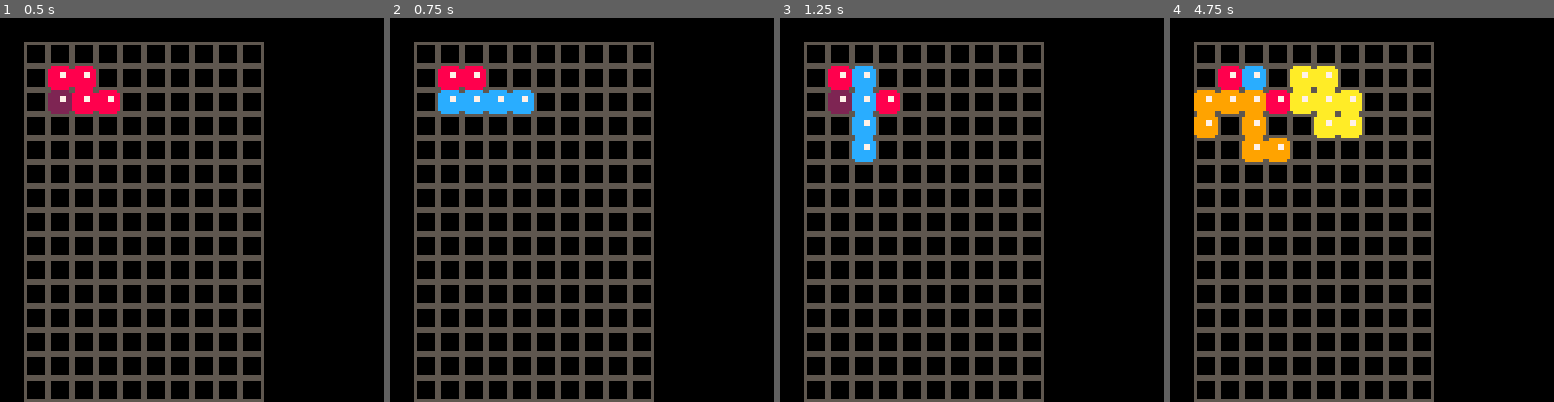
Above: before the commit, frames 1-4 (left to right).
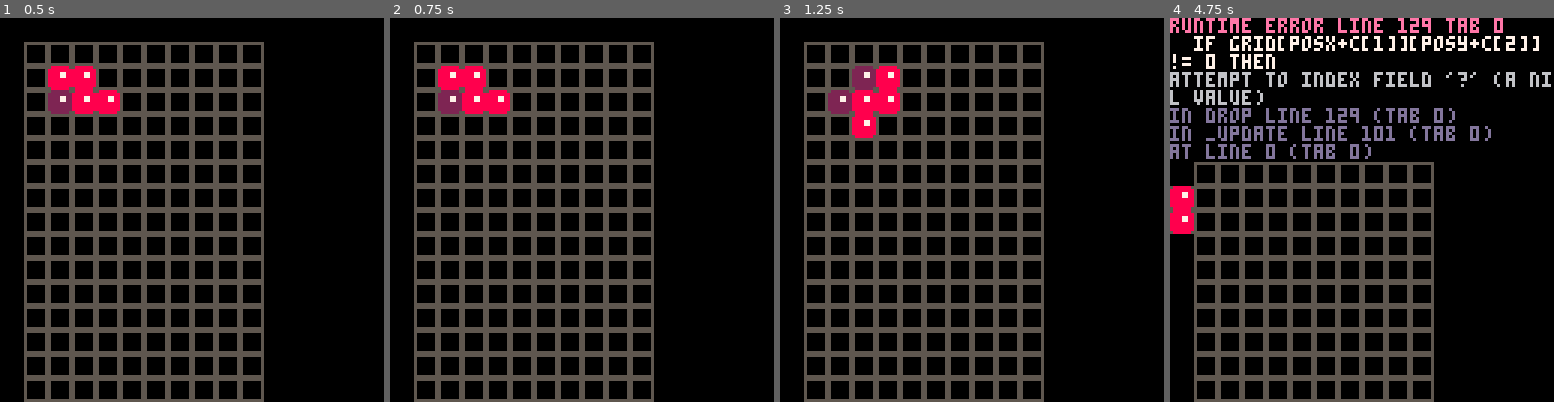
Above: after the commit, the same moments.

Repository: sargon2/pico8
Game: PICO-8 cartridge playground/tray_of_tetrominos/tray_of_tetrominos.p8
Same seed, same stepped clock (60 frames per second), same inputs: the game is played once before the commit and once after it.
Inputs:
- Up to frame 1 (0.5 s): tap O (Z key) at 0.33 s
- Up to frame 2 (0.75 s): tap O (Z key) at 0.7 s
- Up to frame 3 (1.25 s): tap X (X key) at 1.07 s
- Up to frame 4 (4.75 s): tap O (Z key) at 1.43, 2.22, 3.1, 3.98 s; hold Left 1.97-2.37 s; tap X (X key) every 0.33 s from 2.07 to 4.73 s; hold Down 2.42-2.82 s; hold Right 2.87-3.53 s; hold Up 3.58-4.08 s; hold Right 4.13-4.53 s; hold Down from 4.58 s (still down)

Frame 1 is identical in both runs. In frame 2, 1.4% of the frame differs, in the area x 12-38%, y 18-25%; in frame 3, 2.1%; in frame 4, 18%, in the area x 0-100%, y 0-57%.
Error after the commit: runtime error line 129 tab 0; if grid[posx+c[1]][posy+c[2]] != 0 then; attempt to index field '?' (a nil value)

Commit message:
Update tray of tetrominos

Diff:
--- a/playground/tray_of_tetrominos/tray_of_tetrominos.p8
+++ b/playground/tray_of_tetrominos/tray_of_tetrominos.p8
@@ -1,6 +1,10 @@
 pico-8 cartridge // http://www.pico-8.com
 version 43
 __lua__
+-- tray of tetrominos
+-- you're done playing tetris and want to put all the pieces away.
+-- but, they have to fit in their storage tray!
+
 -- grid size
 grid_w = 10
 grid_h = 20
@@ -73,6 +77,10 @@
 end
 
 function _init()
+ -- set the initial delay before repeating. 255 means never repeat.
+ poke(0x5f5c, 8)
+ -- set the repeating delay.
+ poke(0x5f5d, 1)
  init_grid()
 end
 
@@ -119,9 +127,20 @@
 end
 
 function drop()
+ -- check if it fits
+ for c in all(shapes[piece][rot+1]) do
+  if grid[posx+c[1]][posy+c[2]] != 0 then
+   -- todo juice
+   return
+  end
+ end
+
+ -- do the drop
  for c in all(shapes[piece][rot+1]) do
   grid[posx+c[1]][posy+c[2]] = piece
  end
+
+ -- choose the next piece
  piece = flr(rnd(7)+1)
 end
 __gfx__
